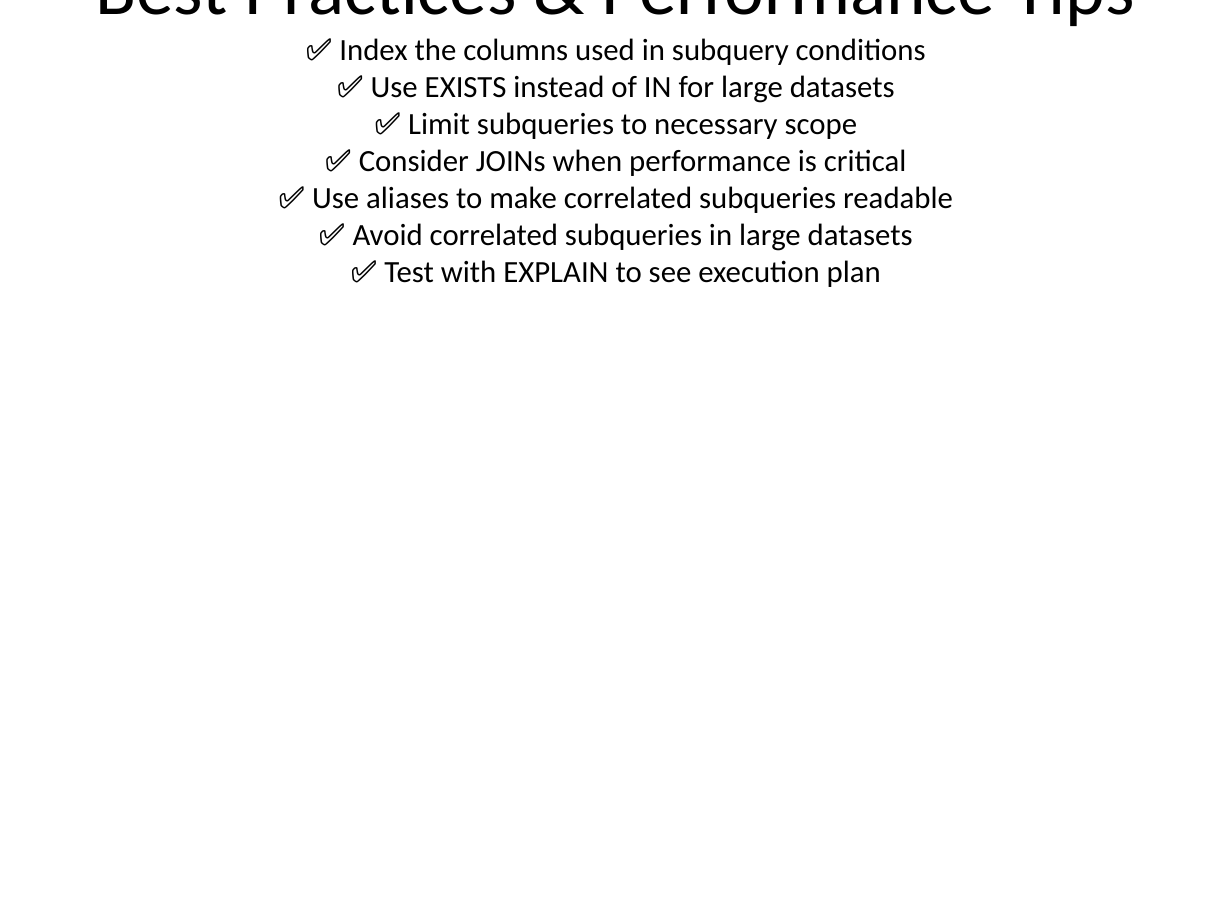
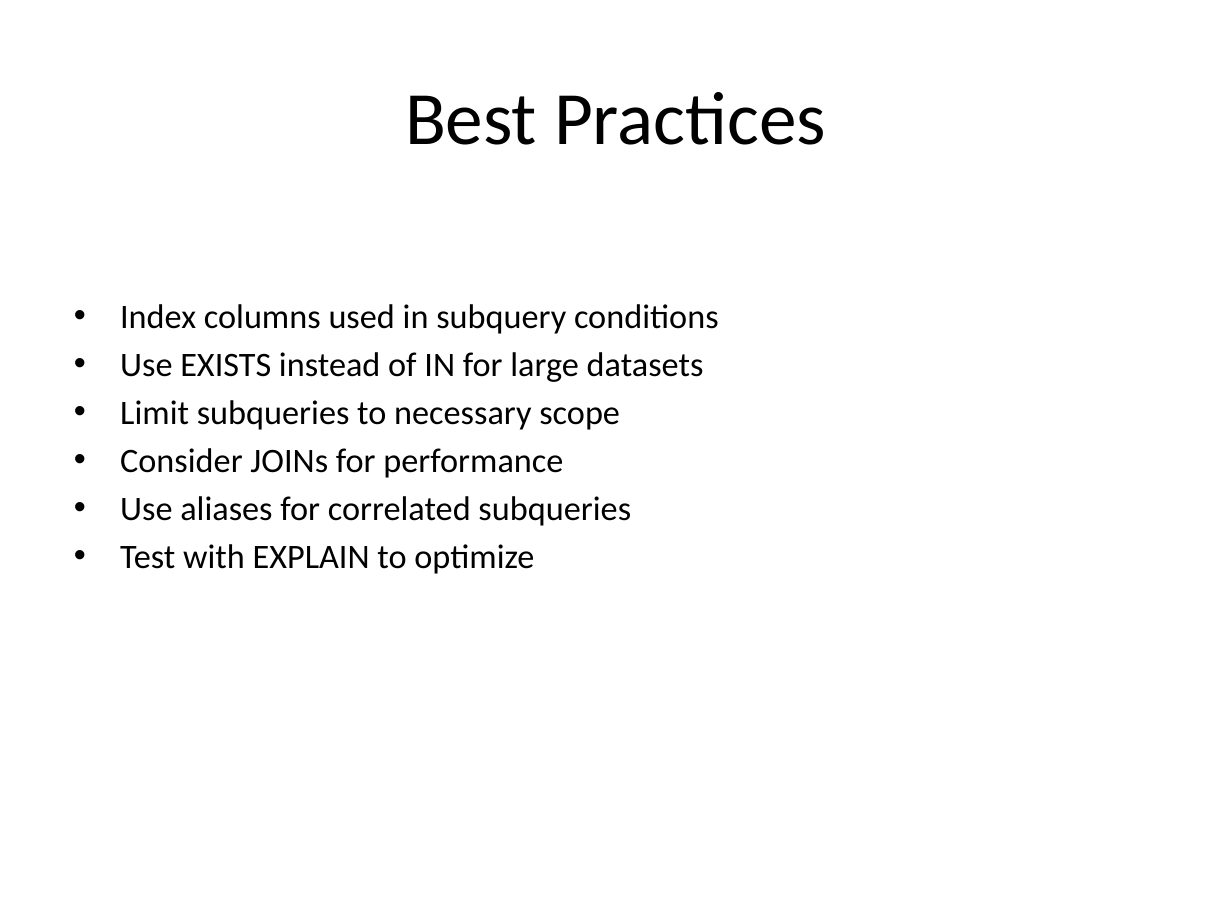
Before and after one commit to parth5012/cron-system, a slide deck: slide 11 of static/sql-subqueries-presentation/SQL_Subqueries_Presentation.pptx. Drawn at 1232x924 pixels with LibreOffice and Linux fonts; fonts in the diff are those of the drawing. Boxes give left, top, right and bottom in pixels: in the first picture for what was removed or moved away, otherwise in the second. Text is boxed around its words. In the diff, an @@ line names an element or a change of style, - is before the commit and + after.

Commit message:
Update SQL Subqueries PPTX with better formatting

```diff
--- a/static/sql-subqueries-presentation/SQL_Subqueries_Presentation.pptx
+++ b/static/sql-subqueries-presentation/SQL_Subqueries_Presentation.pptx
@@ title at <box>405,92,826,145</box>: text changed; size 18 to 44 pt @@
-Best Practices & Performance Tips
-✅ Index the columns used in subquery conditions
-✅ Use EXISTS instead of IN for large datasets
-✅ Limit subqueries to necessary scope
-✅ Consider JOINs when performance is critical
-✅ Use aliases to make correlated subqueries readable
-✅ Avoid correlated subqueries in large datasets
-✅ Test with EXPLAIN to see execution plan
+Best Practices
@@ text added at <box>120,304,719,574</box>, 20 pt, text #000000 @@
+• Index columns used in subquery conditions
+• Use EXISTS instead of IN for large datasets
+• Limit subqueries to necessary scope
+• Consider JOINs for performance
+• Use aliases for correlated subqueries
+• Test with EXPLAIN to optimize
```
Also in this commit, not shown: 14 other slides changed.
